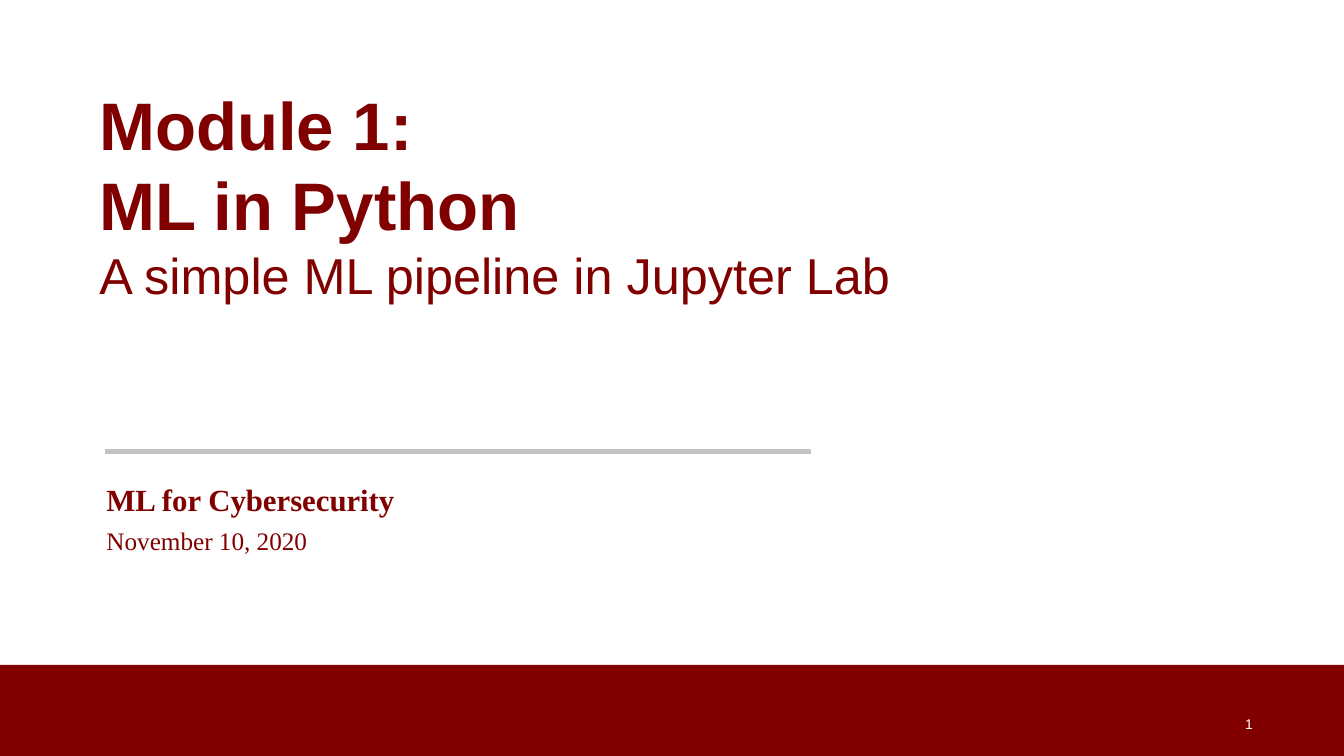
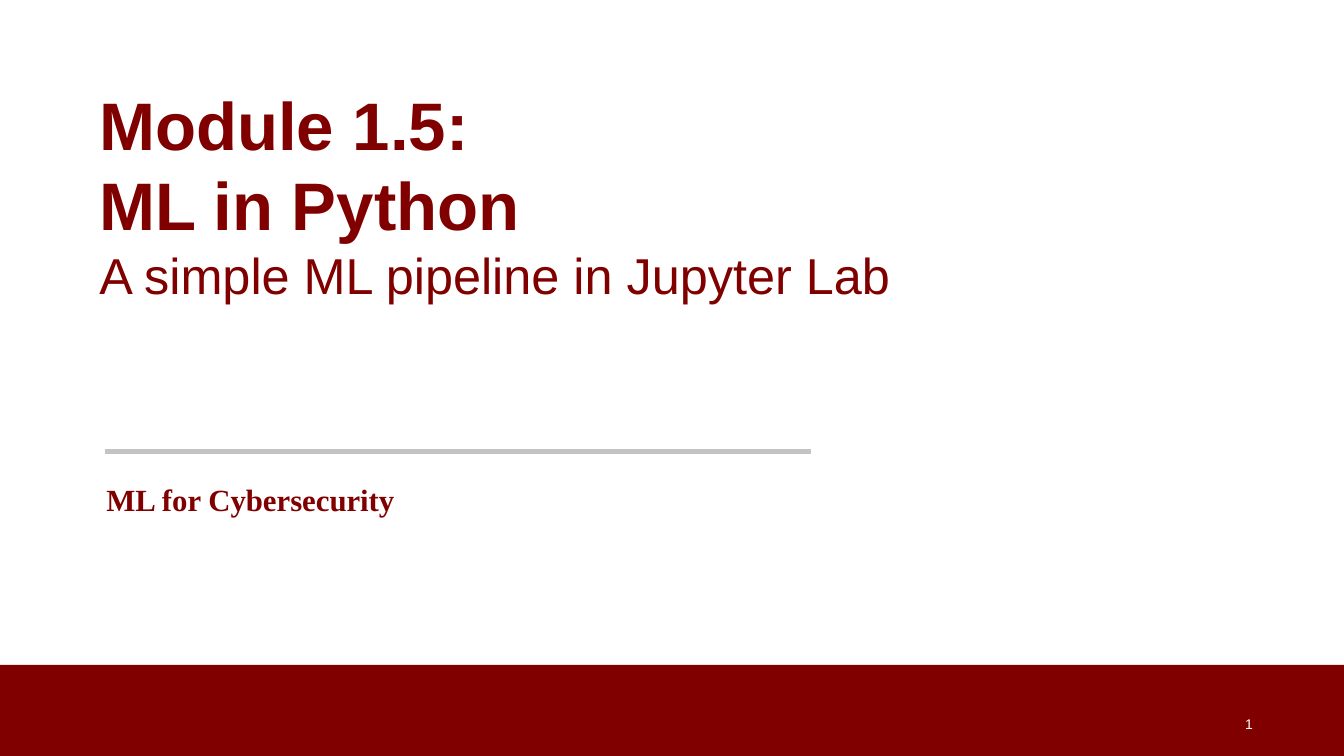
Before and after one commit to noise-lab/ML-Cybersecurity, a slide deck: slide 1 of module-1/ppt/1.5-demo.pptx. Drawn at 1344x756 pixels with LibreOffice and Linux fonts; fonts in the diff are those of the drawing; background and template pictures are left out. Boxes give left, top, right and bottom in pixels: in the first picture for what was removed or moved away, otherwise in the second. Text is boxed around its words. In the diff, an @@ line names an element or a change of style, - is before the commit and + after.

```diff
--- a/module-1/ppt/1.5-demo.pptx
+++ b/module-1/ppt/1.5-demo.pptx
@@ text at (x1=99, y1=101, x2=469, y2=151): text changed @@
-Module 1:
+Module 1.5:
@@ text at (x1=106, y1=532, x2=307, y2=554): paragraph removed @@
-November 10, 2020
```
